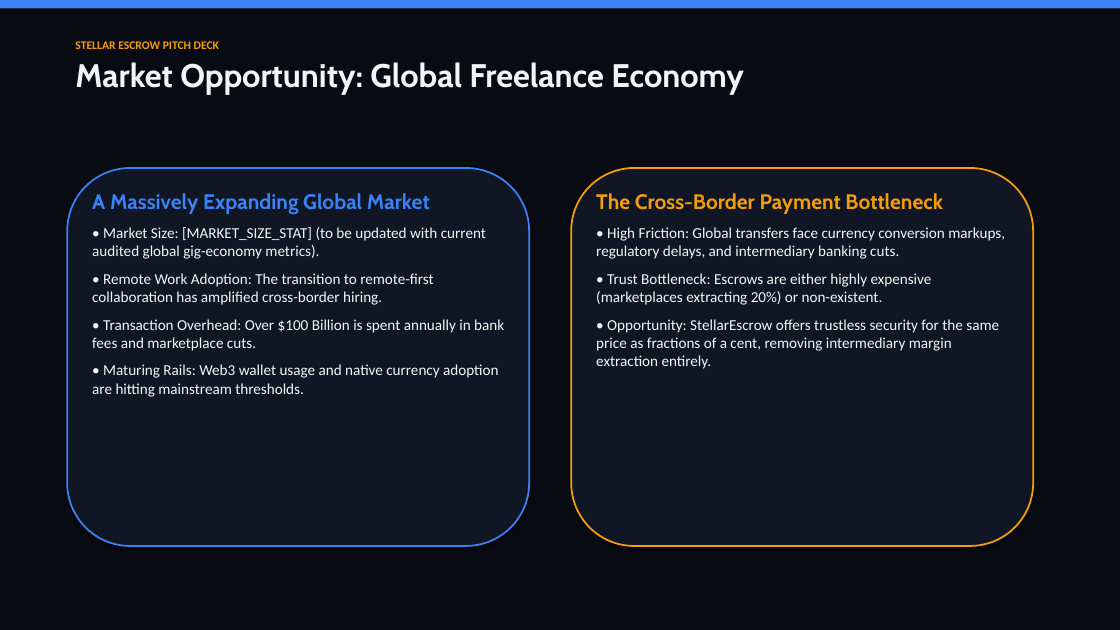
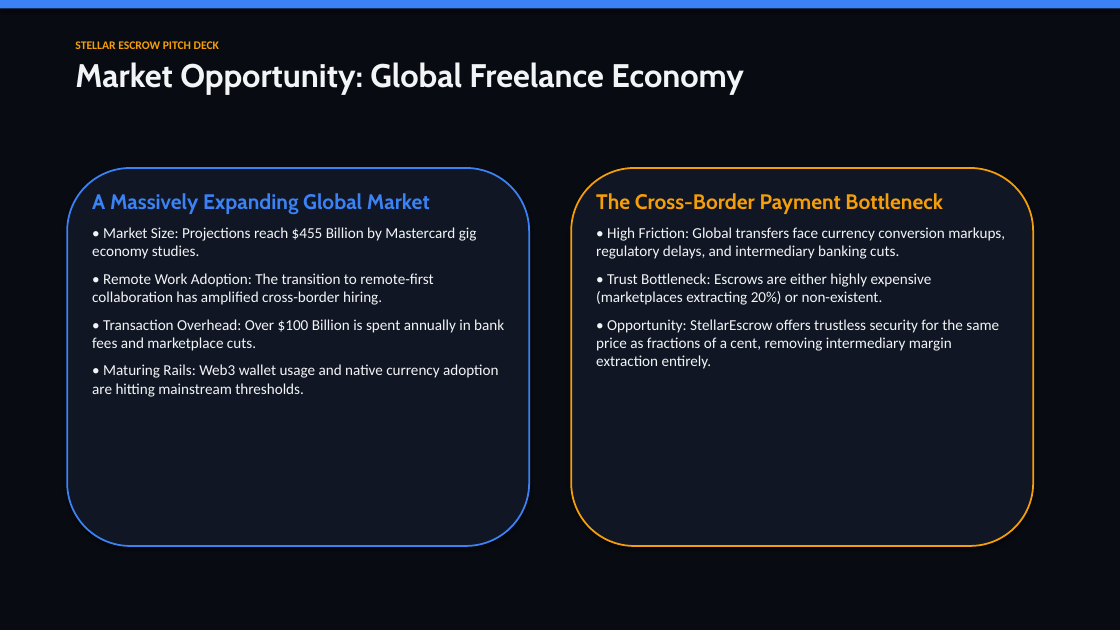
Before and after one commit to shwetasharma44044-eng/StellarEscrowlevel5.0, a slide deck: slide 7 of StellarEscrow_Pitch_Deck.pptx. Drawn at 1120x630 pixels with LibreOffice and Linux fonts; fonts in the diff are those of the drawing. Boxes give left, top, right and bottom in pixels: in the first picture for what was removed or moved away, otherwise in the second. Text is boxed around its words. In the diff, an @@ line names an element or a change of style, - is before the commit and + after.

Commit message:
feat: populate pitch deck slides with actual testnet metrics, screenshots, and URLs

```diff
--- a/StellarEscrow_Pitch_Deck.pptx
+++ b/StellarEscrow_Pitch_Deck.pptx
@@ text at box(92, 227, 477, 259): text changed @@
-• Market Size: [MARKET_SIZE_STAT] (to be updated with current audited global gig-economy metrics).
+• Market Size: Projections reach $455 Billion by Mastercard gig economy studies.
```
Also in this commit, not shown: 2 other slides changed, 1 slide added, 1 slide removed, 1 other file.
